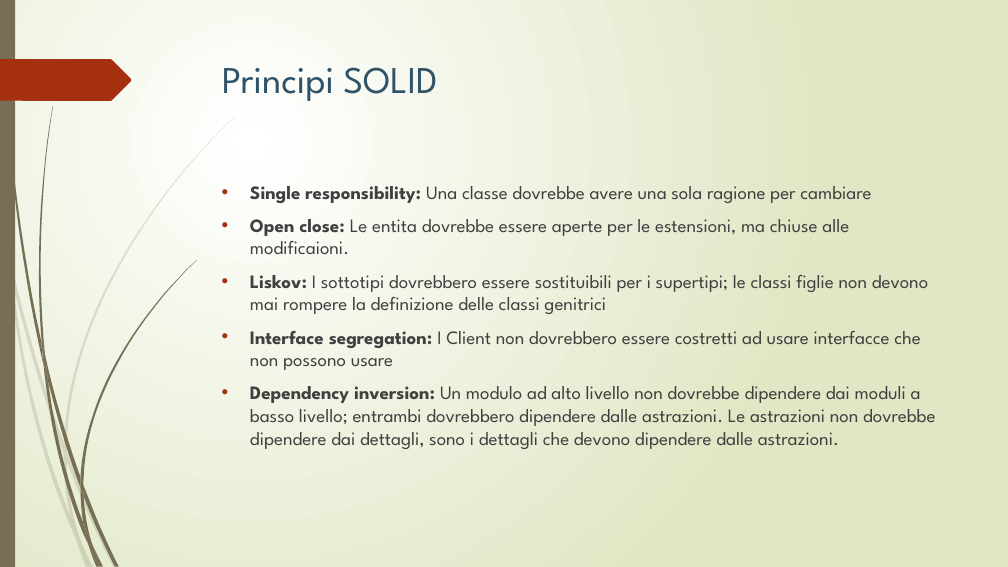
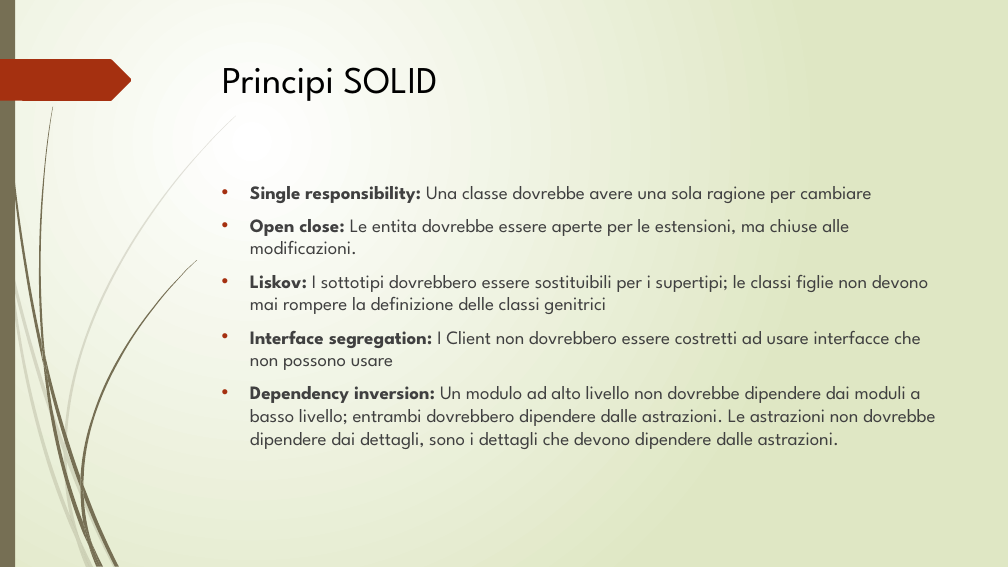
Before and after one commit to lpleo/Ingegneria_Software_2014, a slide deck: slide 67 of Slide/slide_FINALI.pptx. Drawn at 1008x567 pixels with LibreOffice and Linux fonts; fonts in the diff are those of the drawing. Boxes give left, top, right and bottom in pixels: in the first picture for what was removed or moved away, otherwise in the second. Text is boxed around its words. In the diff, an @@ line names an element or a change of style, - is before the commit and + after.

```diff
--- a/Slide/slide_FINALI.pptx
+++ b/Slide/slide_FINALI.pptx
@@ title "Principi SOLID" at (222, 67, 437, 101): text colour #2E5369 to #000000 @@
@@ text at (250, 219, 849, 254): text changed @@
-• Open close: Le entita dovrebbe essere aperte per le estensioni, ma chiuse alle modificaioni.
+• Open close: Le entita dovrebbe essere aperte per le estensioni, ma chiuse alle modificazioni.
```
Also in this commit, not shown: 6 other slides changed, 1 slide added, 1 other file.
